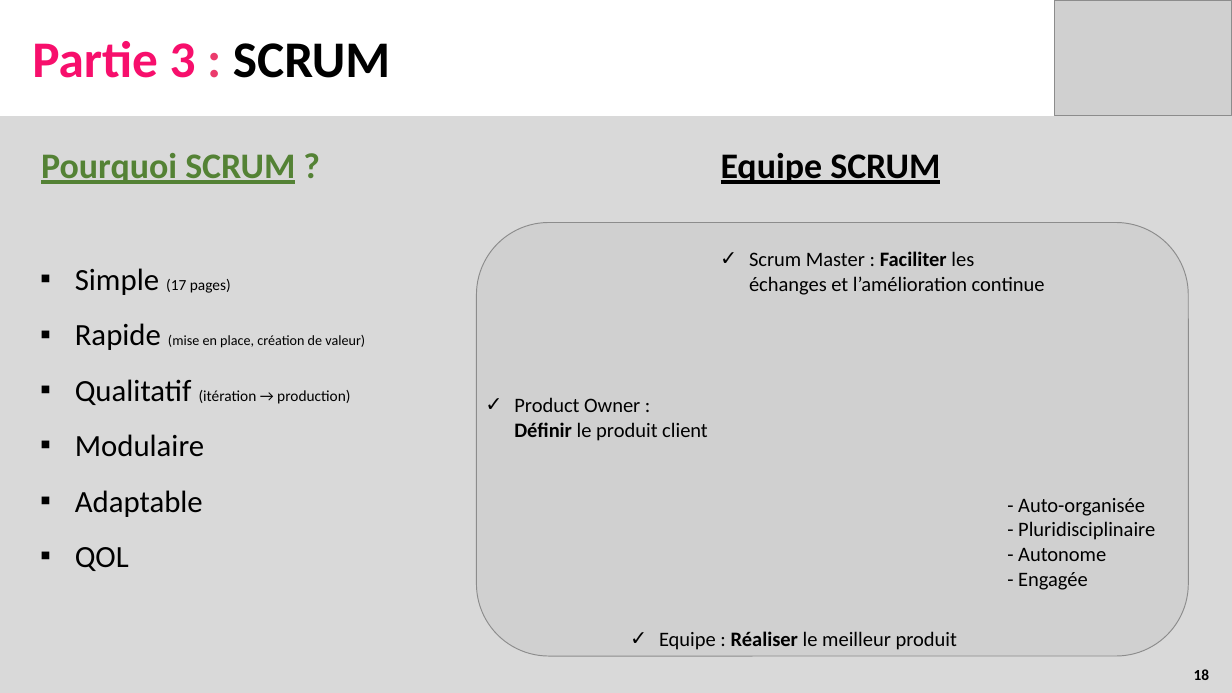
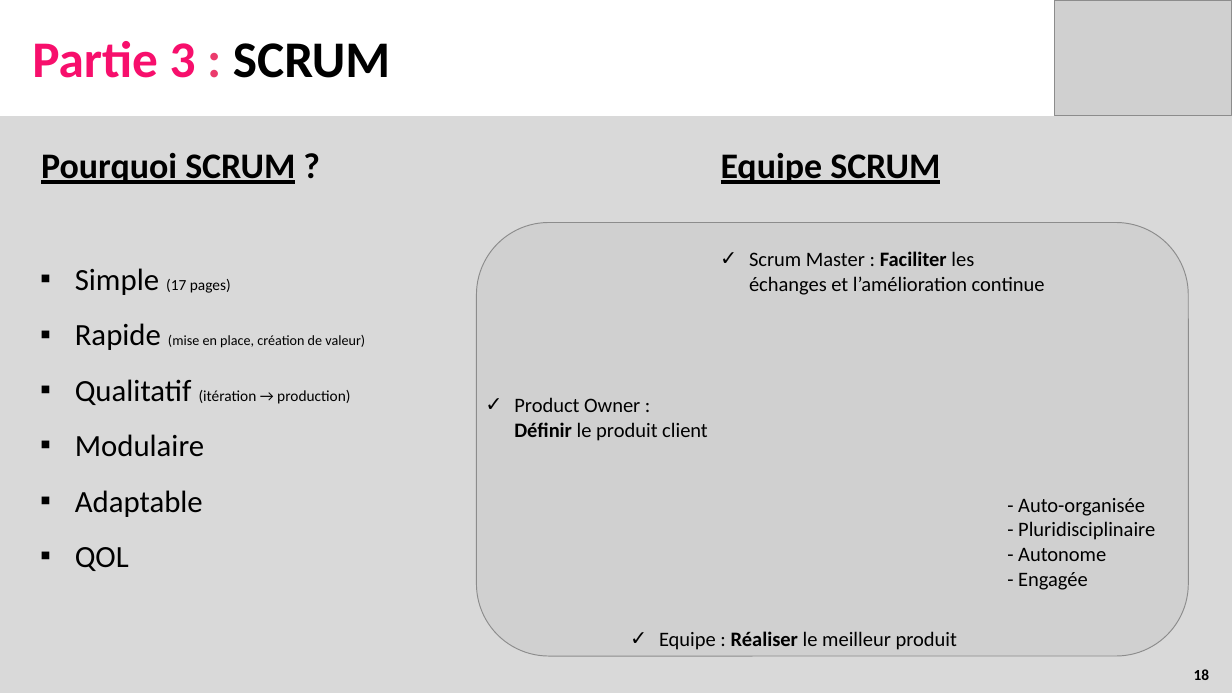
Before and after one commit to AITcorporation/Presentation-DevOps, a slide deck: slide 18 of Presentation.pptx. Drawn at 1232x693 pixels with LibreOffice and Linux fonts; fonts in the diff are those of the drawing; grey boxes stand for pictures. Boxes give left, top, right and bottom in pixels: in the first picture for what was removed or moved away, otherwise in the second. Text is boxed around its words. In the diff, an @@ line names an element or a change of style, - is before the commit and + after.

Commit message:
Version de présentation

```diff
--- a/Presentation.pptx
+++ b/Presentation.pptx
@@ text "Pourquoi SCRUM ?" at [41, 153, 295, 184]: text colour #548235 to #000000 @@
```
Also in this commit, not shown: 2 other slides changed.
